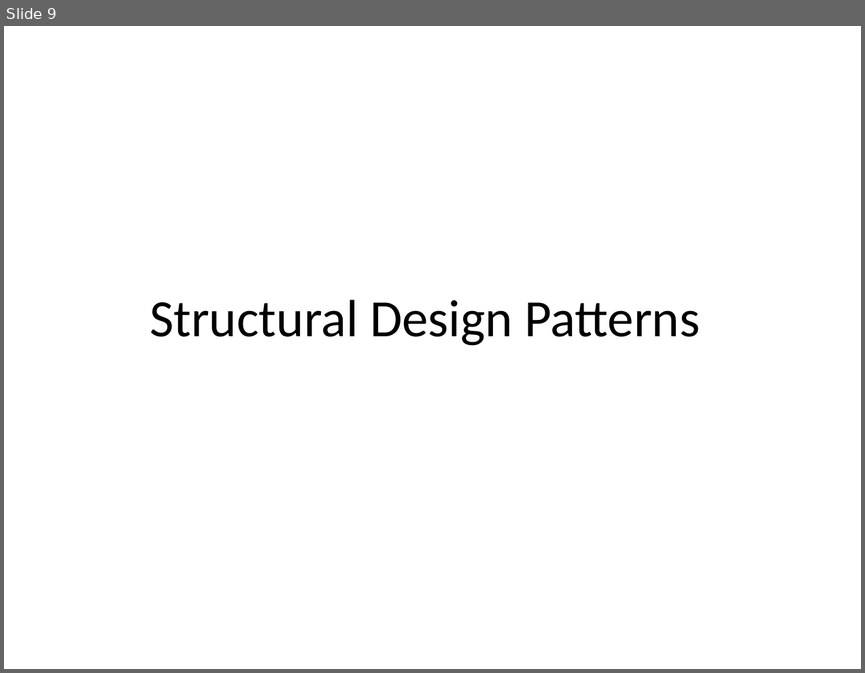
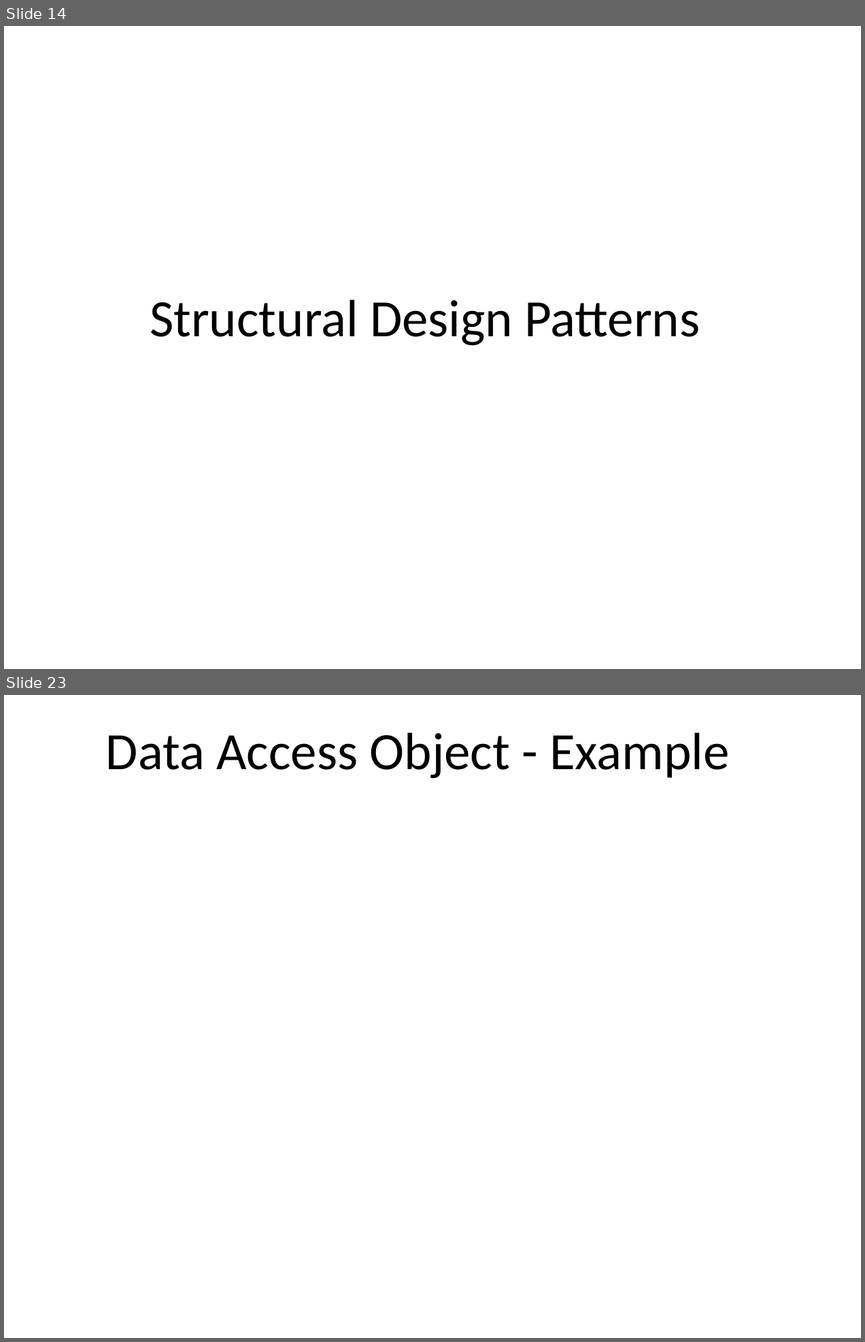
Before and after one commit to MihaiMogos/Devschool---2, a slide deck: curs4/src/main/resources/DesignPatterns.pptx. Shown one above the other, each under a label of ours: slide 9 before the commit, slides 14 and 23 after it; the slides between them are not shown. The pictures are 865x673 and 865x1342 pixels, drawn with LibreOffice and Linux fonts; fonts in the diff are those of the drawing. Boxes give left, top, right and bottom in pixels: in the first picture for what was removed or moved away, otherwise in the second. Text is boxed around its words. In the diff, an @@ line names an element or a change of style, - is before the commit and + after.

```diff
--- a/curs4/src/main/resources/DesignPatterns.pptx
+++ b/curs4/src/main/resources/DesignPatterns.pptx
@@ slide 23 added at bbox=[4, 695, 861, 1338], background #FFFFFF @@
@@ title added at bbox=[106, 732, 729, 779], 44 pt, text #000000 @@
+Data Access Object - Example
@@ what was slide 9 is now slide 14 @@
```
Also in this commit, not shown: 1 slide changed, 15 other slides added.
